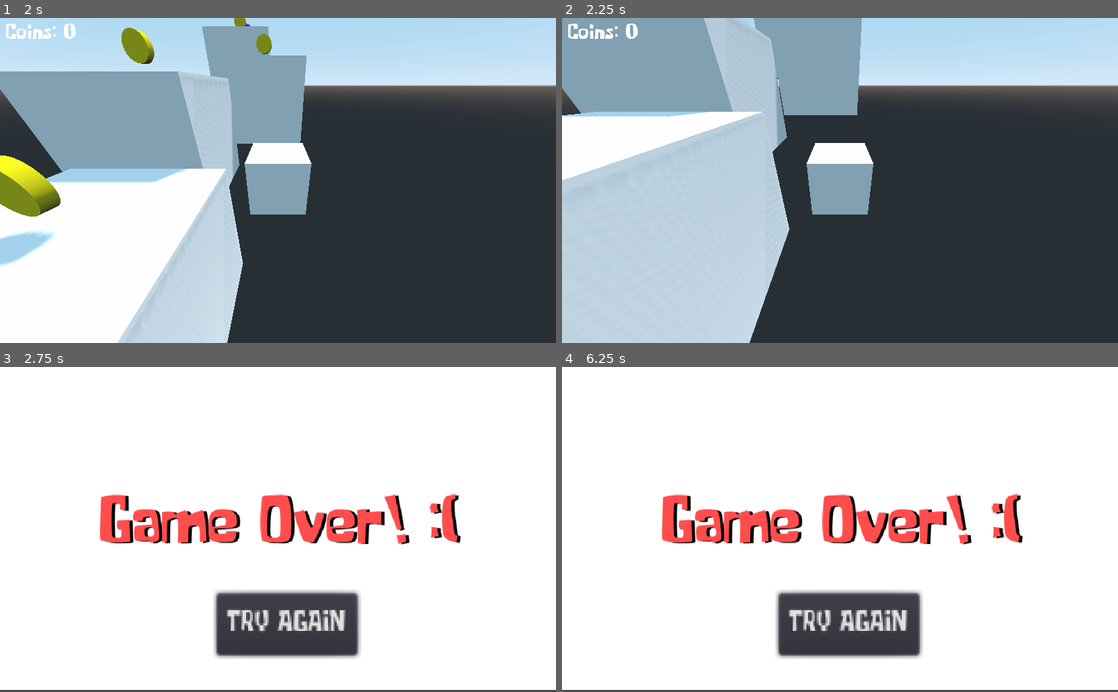
Above: before the commit, frames 1-4 (two rows, left to right).
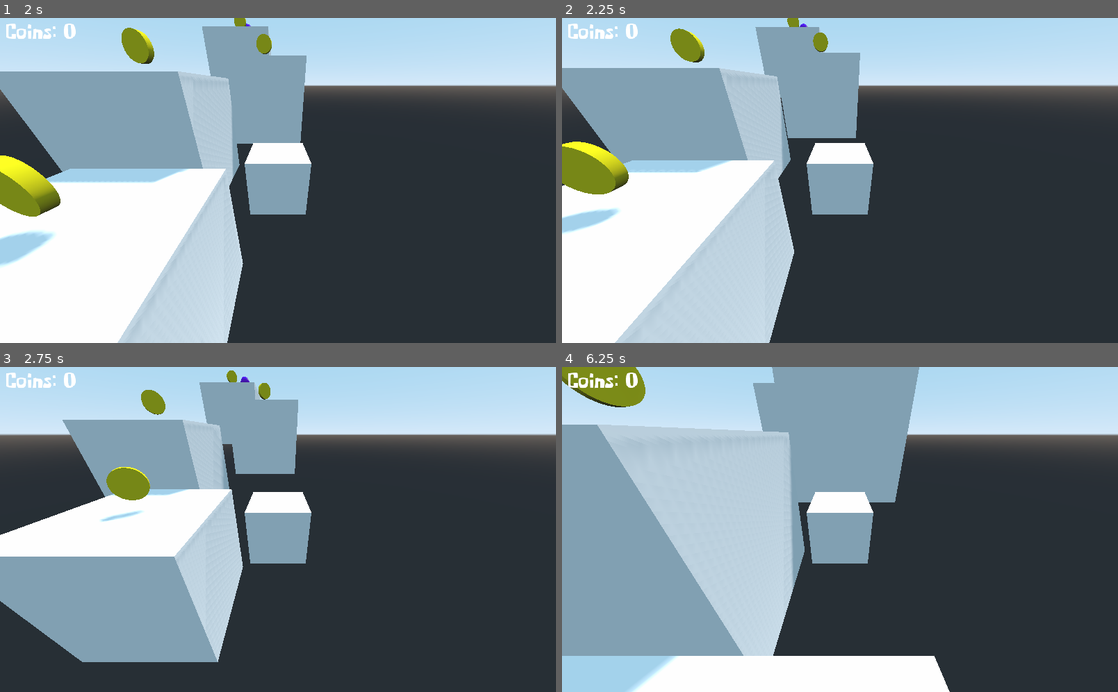
Above: after the commit, the same moments.

Repository: dwlcj/Project2
Game: Godot game, scene res://StartScreen.tscn
Two runs of this game, one before a commit and one after it. Both use one fixed random seed, a clock stepped at 60 frames per second and the inputs below.
Inputs (mouse positions are in pixels of both pictures, inside the frame that each line leads up to):
- Up to frame 1 (2 s): click "PLAY" at 0.5 s; hold Right (ui_right) from 1.28 s (still down); hold Space (ui_space) from 1.28 s (still down)
- Up to frame 2 (2.25 s): release Right (ui_right) at 2.03 s; release Space (ui_space) at 2.03 s; hold Down (ui_down) from 2.03 s (still down); tap Space (ui_space) at 2.1 s
- Up to frame 3 (2.75 s): keep holding Down (ui_down)
- Up to frame 4 (6.25 s): release Down (ui_down) at 2.75 s; click (851, 623) at 2.75 s, where only the run before the commit has a clickable "TRY AGAIN"; click (851, 623) at 3.5 s, where only the run after the commit has a clickable "TRY AGAIN"; hold Right (ui_right) 4.28-5.03 s; hold Space (ui_space) 4.28-5.03 s; hold Up (ui_up) 5.03-5.78 s; tap Space (ui_space) at 5.1 s; hold Left (ui_left) from 5.78 s (still down); hold Space (ui_space) from 5.78 s (still down)

Frame 1 is identical in both runs. In frame 2, 27% of the frame differs, in the area x 0-54%, y 0-100%; in frame 3, 92%, in the area x 0-100%, y 0-100%; in frame 4, 91%.

Commit message:
add double jump

Diff:
--- a/KinematicBody.gd
+++ b/KinematicBody.gd
@@ -3,7 +3,7 @@
 var gravity = -9.8 * 3
 var velocity = Vector3()
 var camera
-var jumps = 1
+var jumps = 2
 
 const SPEED = 10
 const ACCELERATION = 8
@@ -17,7 +17,7 @@
 	get_parent().get_parent().get_child(3).get_child(2).connect("hit_floor", self, "hit_floor_received")
 
 func hit_floor_received():
-	jumps = 1
+	jumps = 2
 
 func _process(delta):
 	if translation.y < -12:
@@ -41,7 +41,7 @@
 	var hv = velocity
 	hv.y = 0
 
-	if Input.is_action_pressed("ui_space") and jumps > 0:
+	if Input.is_action_just_pressed("ui_space") and jumps > 0:
 		jumps = jumps - 1
 		velocity.y = 10
 	elif velocity.y < -SPEED / 2 and Input.is_action_pressed("ui_glide"):
